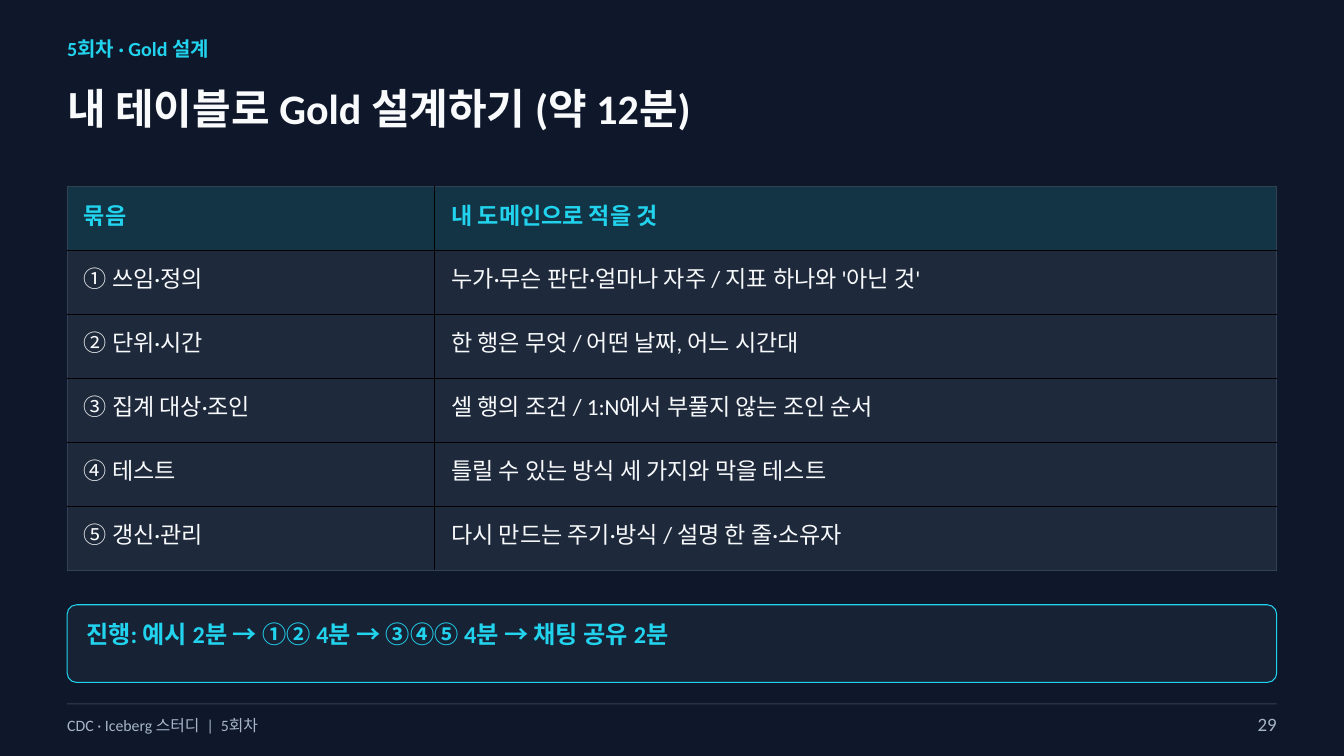
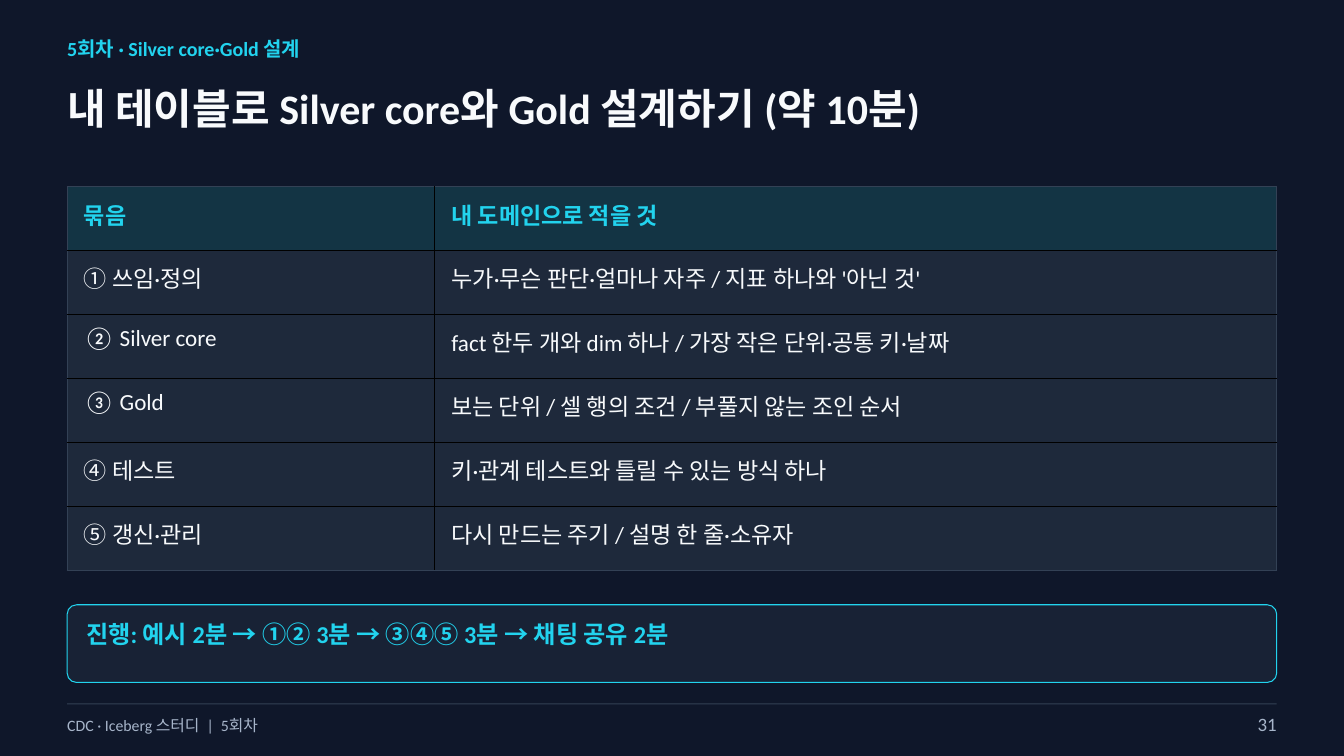
Before and after one commit to kim-dabin/cdc-lakehouse-study, a slide deck: slide 31 of labs/session05/slides/05-session05-student.pptx (slide 29 before the commit). Drawn at 1344x756 pixels with LibreOffice and Linux fonts; fonts in the diff are those of the drawing. Boxes give left, top, right and bottom in pixels: in the first picture for what was removed or moved away, otherwise in the second. Text is boxed around its words. In the diff, an @@ line names an element or a change of style, - is before the commit and + after.

```diff
--- a/labs/session05/slides/05-session05-student.pptx
+++ b/labs/session05/slides/05-session05-student.pptx
@@ text at box(67, 39, 301, 58): text changed @@
-5회차 · Gold 설계
+5회차 · Silver core·Gold 설계
@@ text at box(67, 88, 920, 130): text changed @@
-내 테이블로 Gold 설계하기 (약 12분)
+내 테이블로 Silver core와 Gold 설계하기 (약 10분)
@@ table at box(68, 187, 1277, 646) @@
-row 3, column 1: ② 단위·시간
+row 3, column 1: ② Silver core
-row 3, column 2: 한 행은 무엇 / 어떤 날짜, 어느 시간대
+row 3, column 2: fact 한두 개와 dim 하나 / 가장 작은 단위·공통 키·날짜
-row 4, column 1: ③ 집계 대상·조인
+row 4, column 1: ③ Gold
-row 4, column 2: 셀 행의 조건 / 1:N에서 부풀지 않는 조인 순서
+row 4, column 2: 보는 단위 / 셀 행의 조건 / 부풀지 않는 조인 순서
-row 5, column 2: 틀릴 수 있는 방식 세 가지와 막을 테스트
+row 5, column 2: 키·관계 테스트와 틀릴 수 있는 방식 하나
-row 6, column 2: 다시 만드는 주기·방식 / 설명 한 줄·소유자
+row 6, column 2: 다시 만드는 주기 / 설명 한 줄·소유자
@@ text at box(86, 622, 669, 645): text changed @@
-진행: 예시 2분 → ①② 4분 → ③④⑤ 4분 → 채팅 공유 2분
+진행: 예시 2분 → ①② 3분 → ③④⑤ 3분 → 채팅 공유 2분
@@ text at box(1258, 719, 1277, 731): text changed @@
-29
+31
```
Also in this commit, not shown: 27 other slides changed, 3 slides added, 1 slide removed, 1 other file.
